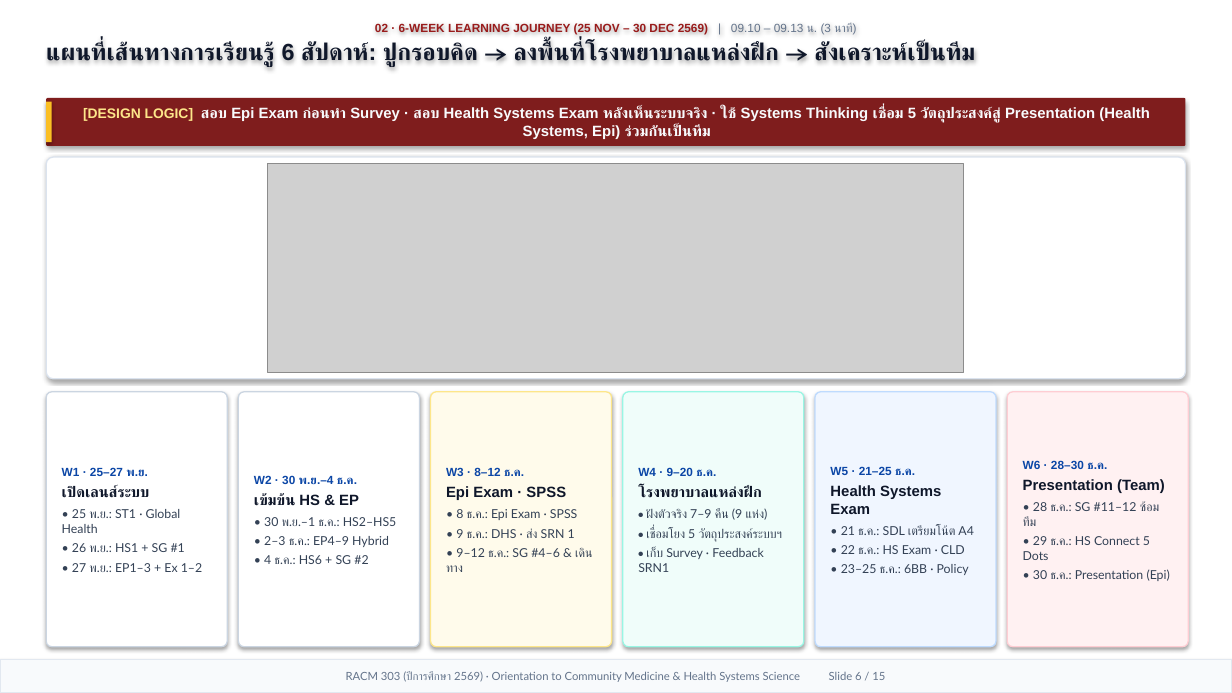
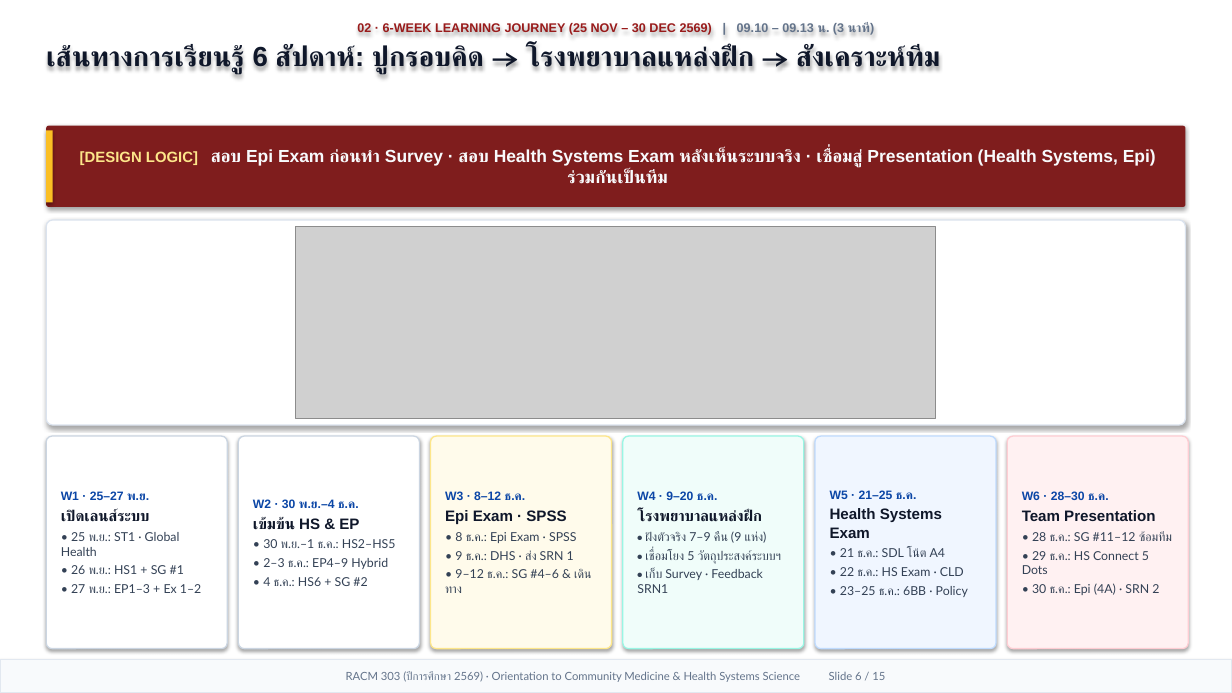
Before and after one commit to smartwoo/racm303-2569-faculty-member, a slide deck: slide 6 of exports/pptx/RACM303_2569_Orientation_Slides.pptx. Drawn at 1232x693 pixels with LibreOffice and Linux fonts; fonts in the diff are those of the drawing; grey boxes stand for pictures. Boxes give left, top, right and bottom in pixels: in the first picture for what was removed or moved away, otherwise in the second. Text is boxed around its words. In the diff, an @@ line names an element or a change of style, - is before the commit and + after.

Commit message:
feat(orientation): Apple Keynote 1/3 header + 2/3 Bento deck, HD original HSS figures with citations, and 6-form-factor responsive design

```diff
--- a/exports/pptx/RACM303_2569_Orientation_Slides.pptx
+++ b/exports/pptx/RACM303_2569_Orientation_Slides.pptx
@@ text at (x1=357, y1=23, x2=875, y2=36): size 9.2 to 9.8 pt in "02 · 6-WEEK LEARNING JOURNEY (25 NOV ..."; bold on in "| 09.10 – 09.13 น. (3 นาที)"; more space between paragraphs @@
@@ text at (x1=46, y1=45, x2=940, y2=74): text changed; size 18.2 to 21.5 pt @@
-แผนที่เส้นทางการเรียนรู้ 6 สัปดาห์: ปูกรอบคิด → ลงพื้นที่โรงพยาบาลแหล่งฝึก → สังเคราะห์เป็นทีม
+เส้นทางการเรียนรู้ 6 สัปดาห์: ปูกรอบคิด → โรงพยาบาลแหล่งฝึก → สังเคราะห์ทีม
@@ rounded rectangle "[DESIGN LOGIC] สอบ Epi Exam ..." resized from (x1=46, y1=98, x2=1186, y2=146) to (x1=46, y1=126, x2=1186, y2=207) @@
@@ rectangle resized from (x1=46, y1=102, x2=52, y2=142) to (x1=46, y1=130, x2=53, y2=202) @@
@@ text in rounded rectangle at (x1=80, y1=149, x2=1156, y2=184): text changed; size 11.6 to 13.6 pt @@
-[DESIGN LOGIC] สอบ Epi Exam ก่อนทำ Survey · สอบ Health Systems Exam หลังเห็นระบบจริง · ใช้ Systems Thinking เชื่อม 5 วัตถุประสงค์สู่ Presentation (Health Systems, Epi) ร่วมกันเป็นทีม
+[DESIGN LOGIC] สอบ Epi Exam ก่อนทำ Survey · สอบ Health Systems Exam หลังเห็นระบบจริง · เชื่อมสู่ Presentation (Health Systems, Epi) ร่วมกันเป็นทีม
@@ rounded rectangle resized from (x1=46, y1=157, x2=1186, y2=379) to (x1=46, y1=220, x2=1186, y2=425) @@
@@ picture resized from (x1=268, y1=164, x2=964, y2=372) to (x1=296, y1=226, x2=936, y2=419) @@
@@ rounded rectangle "W1 · 25–27 พ.ย." resized from (x1=46, y1=392, x2=227, y2=647) to (x1=46, y1=436, x2=227, y2=649) @@
@@ rounded rectangle "W1 · 25–27 พ.ย." at (x1=46, y1=436, x2=227, y2=649): size 9.2 to 9.5 pt in "W1 · 25–27 พ.ย."; size 11.6 to 11.8 pt in "เปิดเลนส์ระบบ"; less space between paragraphs @@
@@ rounded rectangle "W2 · 30 พ.ย.–4 ธ.ค." resized from (x1=238, y1=392, x2=420, y2=647) to (x1=238, y1=436, x2=420, y2=649) @@
@@ rounded rectangle "W2 · 30 พ.ย.–4 ธ.ค." at (x1=238, y1=436, x2=420, y2=649): size 9.2 to 9.5 pt in "W2 · 30 พ.ย.–4 ธ.ค."; size 11.6 to 11.8 pt in "เข้มข้น HS & EP"; less space between paragraphs @@
@@ rounded rectangle "W3 · 8–12 ธ.ค." resized from (x1=431, y1=392, x2=612, y2=647) to (x1=431, y1=436, x2=612, y2=649) @@
@@ rounded rectangle "W3 · 8–12 ธ.ค." at (x1=431, y1=436, x2=612, y2=649): size 9.2 to 9.5 pt in "W3 · 8–12 ธ.ค."; size 11.6 to 11.8 pt in "Epi Exam · SPSS"; less space between paragraphs @@
@@ rounded rectangle "W4 · 9–20 ธ.ค." resized from (x1=623, y1=392, x2=804, y2=647) to (x1=623, y1=436, x2=804, y2=649) @@
@@ rounded rectangle "W4 · 9–20 ธ.ค." at (x1=623, y1=436, x2=804, y2=649): size 9.2 to 9.5 pt in "W4 · 9–20 ธ.ค."; size 11.6 to 11.8 pt in "โรงพยาบาลแหล่งฝึก"; less space between paragraphs @@
@@ rounded rectangle "W5 · 21–25 ธ.ค." resized from (x1=815, y1=392, x2=996, y2=647) to (x1=815, y1=436, x2=996, y2=649) @@
@@ rounded rectangle "W6 · 28–30 ธ.ค." resized from (x1=1007, y1=392, x2=1189, y2=647) to (x1=1007, y1=436, x2=1189, y2=649) @@
@@ text in rounded rectangle at (x1=830, y1=490, x2=968, y2=597): size 9.2 to 9.5 pt in "W5 · 21–25 ธ.ค."; size 11.6 to 11.8 pt in "Health Systems Exam"; less space between paragraphs @@
@@ text in rounded rectangle at (x1=1022, y1=491, x2=1149, y2=574): size 9.2 to 9.5 pt in "W6 · 28–30 ธ.ค." @@
@@ text in rounded rectangle at (x1=1022, y1=510, x2=1155, y2=521): text changed; size 11.6 to 11.8 pt @@
-Presentation (Team)
+Team Presentation
@@ text in rounded rectangle at (x1=840, y1=548, x2=945, y2=557): text changed @@
-• 21 ธ.ค.: SDL เตรียมโน้ต A4
+• 21 ธ.ค.: SDL โน้ต A4
@@ text in rounded rectangle at (x1=1032, y1=583, x2=1159, y2=595): text changed @@
-• 30 ธ.ค.: Presentation (Epi)
+• 30 ธ.ค.: Epi (4A) · SRN 2
```
Also in this commit, not shown: 13 other slides changed, 1 slide added, 1 slide removed, 6 other files.
